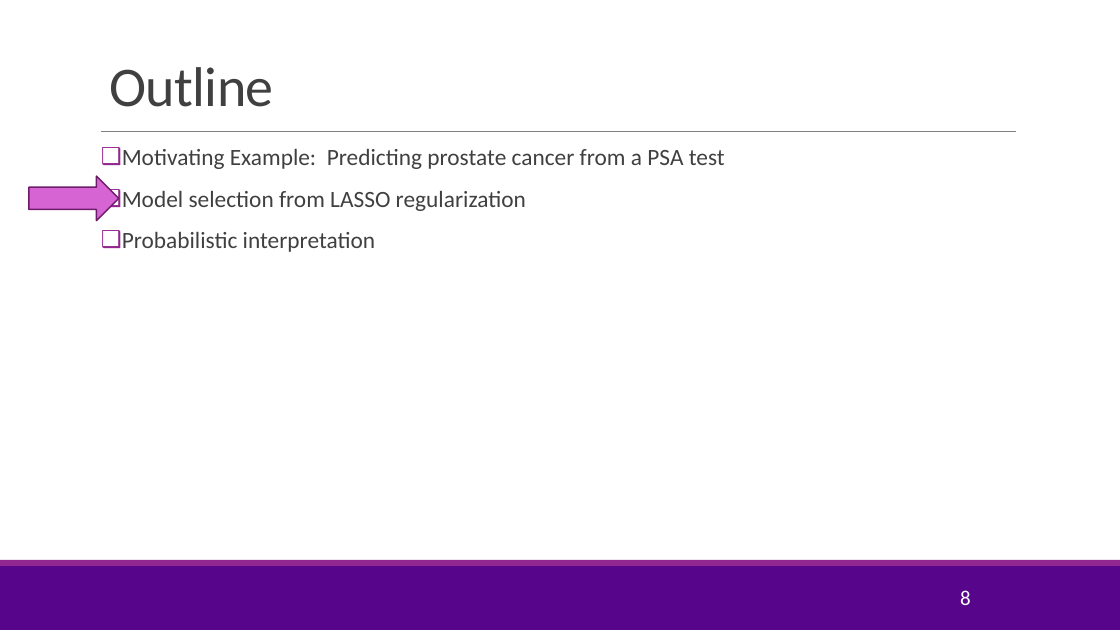
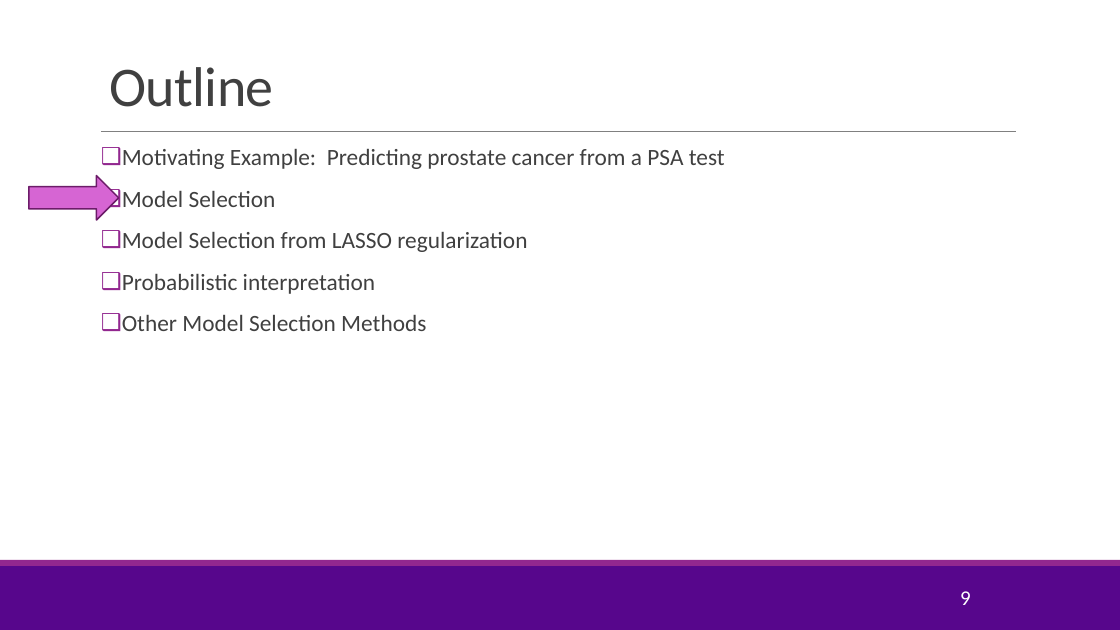
Before and after one commit to sdrangan/introml, a slide deck: slide 9 of lectures/Lect05_Lasso.pptx (slide 8 before the commit). Drawn at 1120x630 pixels with LibreOffice and Linux fonts; fonts in the diff are those of the drawing; background and template pictures are left out. Boxes give left, top, right and bottom in pixels: in the first picture for what was removed or moved away, otherwise in the second. Text is boxed around its words. In the diff, an @@ line names an element or a change of style, - is before the commit and + after.

```diff
--- a/lectures/Lect05_Lasso.pptx
+++ b/lectures/Lect05_Lasso.pptx
@@ text at (122,191,527,252): text changed @@
-❑ Model selection from LASSO regularization
+❑ Model Selection
+❑ Model Selection from LASSO regularization
@@ text at (122,315,426,331): paragraph added @@
+❑ Other Model Selection Methods
@@ page number at (960,591,971,605): text changed @@
-8
+9
```
Also in this commit, not shown: 11 other slides changed, 11 slides added, 3 slides removed, 3 other files.
